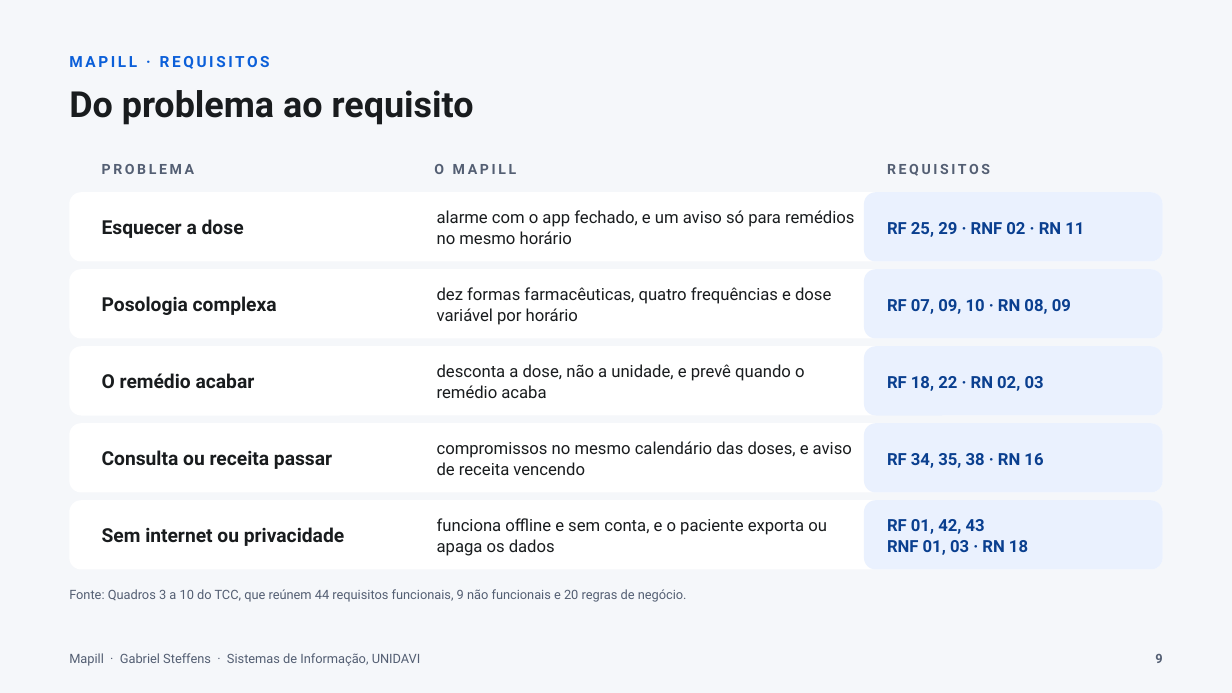
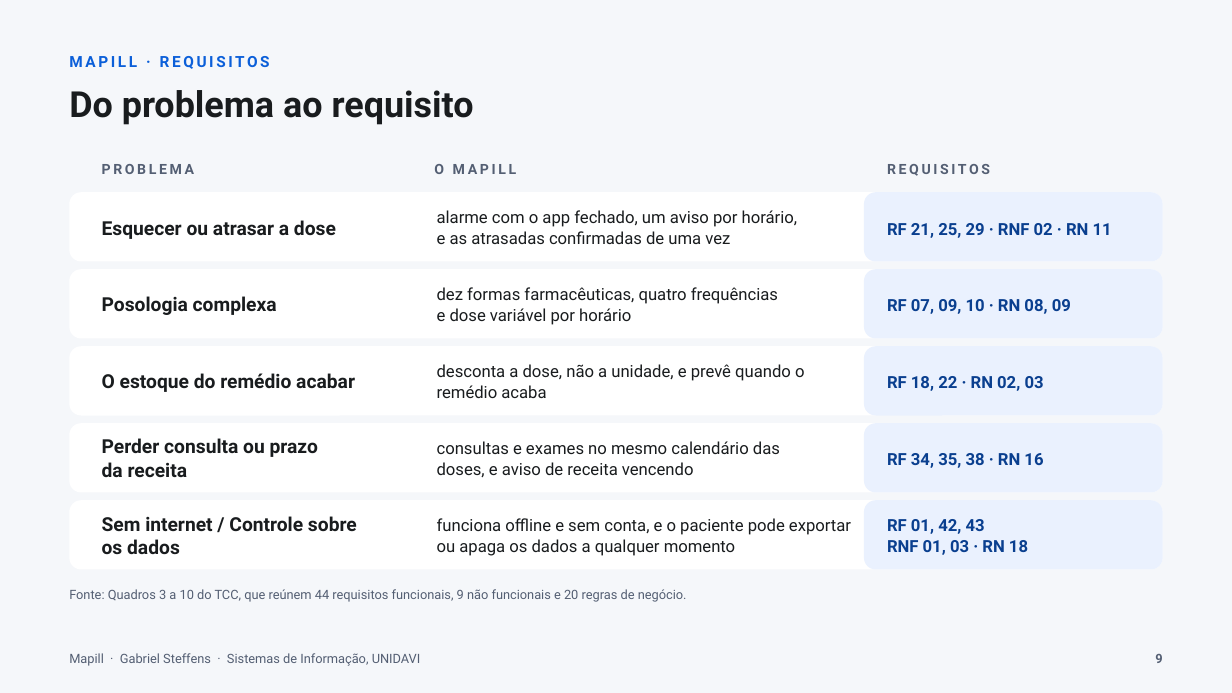
Before and after one commit to gabste8831/Mapill-Health-App, a slide deck: slide 9 of docs/tcc/apresentacao-mapill.pptx. Drawn at 1232x693 pixels with LibreOffice and Linux fonts; fonts in the diff are those of the drawing. Boxes give left, top, right and bottom in pixels: in the first picture for what was removed or moved away, otherwise in the second. Text is boxed around its words. In the diff, an @@ line names an element or a change of style, - is before the commit and + after.

Commit message:
docs(tcc): slides ajustados pelo Gabriel, requisitos, alarme e logo da UNIDAVI

```diff
--- a/docs/tcc/apresentacao-mapill.pptx
+++ b/docs/tcc/apresentacao-mapill.pptx
@@ text at (102, 220, 336, 239): text changed @@
-Esquecer a dose
+Esquecer ou atrasar a dose
@@ text at (437, 210, 797, 244): text changed @@
-alarme com o app fechado, e um aviso só para remédios no mesmo horário
+alarme com o app fechado, um aviso por horário,
+e as atrasadas confirmadas de uma vez
@@ text at (887, 223, 1112, 238): text changed @@
-RF 25, 29 · RNF 02 · RN 11
+RF 21, 25, 29 · RNF 02 · RN 11
@@ text at (437, 287, 778, 325): text changed @@
-dez formas farmacêuticas, quatro frequências e dose variável por horário
+dez formas farmacêuticas, quatro frequências
+e dose variável por horário
@@ text at (102, 373, 355, 392): text changed @@
-O remédio acabar
+O estoque do remédio acabar
@@ text at (102, 438, 318, 477): text changed @@
-Consulta ou receita passar
+Perder consulta ou prazo
+da receita
@@ text at (437, 441, 780, 477): text changed @@
-compromissos no mesmo calendário das doses, e aviso de receita vencendo
+consultas e exames no mesmo calendário das
+doses, e aviso de receita vencendo
@@ text at (102, 516, 357, 554): text changed @@
-Sem internet ou privacidade
+Sem internet / Controle sobre
+os dados
@@ text at (437, 518, 851, 556): text changed @@
-funciona offline e sem conta, e o paciente exporta ou apaga os dados
+funciona offline e sem conta, e o paciente pode exportar ou apaga os dados a qualquer momento
```
Also in this commit, not shown: 8 other slides changed.
